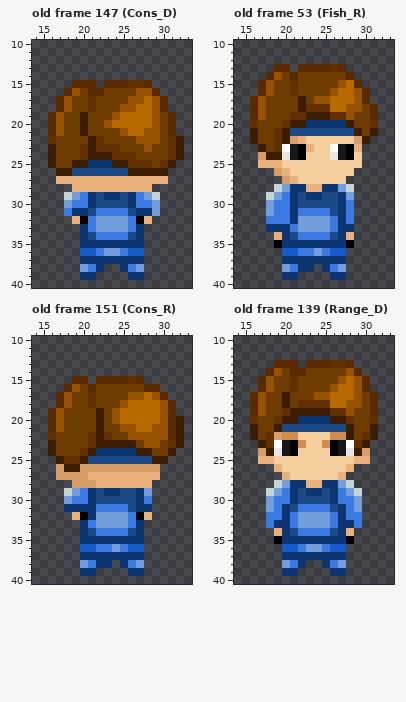
Two states of a pixel-art file, Skins/Heat Resistance Armor.aseprite. Above is the file before it was changed.
48x48 pixels, 160 frames. Colours within 5 levels of each other are drawn and written as one. Shown: old frame 147 (Cons_D): x 14..33, y 10..40; old frame 53 (Fish_R): x 14..33, y 10..40; old frame 151 (Cons_R): x 14..33, y 10..40; old frame 139 (Range_D): x 14..33, y 10..40. The commit also changed other frames, which this record leaves out.
The result:
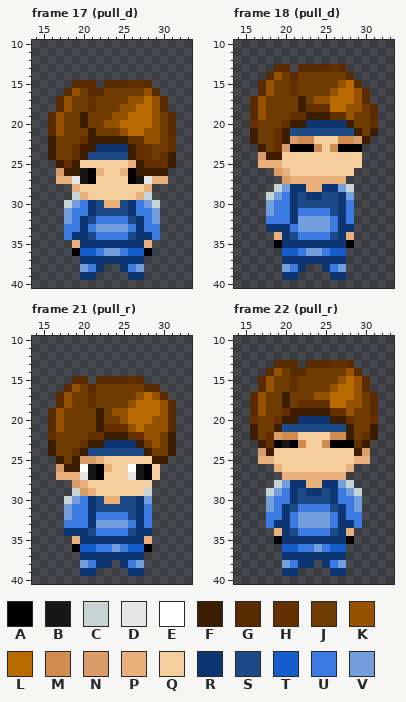
Palette (. is transparent): A #000000  B #171717  C #c6d3d5  D #e6e6e6  E #ffffff  F #3c1d00  G #5a2b00  H #643000  J #6e3c00  K #965200  L #ba6b00  M #d18c4f  N #d89d68  P #e9b07b  Q #f4ce9c  R #0d3571  S #1c4a87  T #165dcb  U #3a7ae2  V #739ddb
A new or re-ordered frame is compared with the old frame closest to it.
The edit:
frames 160 -> 176
--- frame 17 (pull_d) is new; against old frame 147 (Cons_D), layers "Head", "Torso_2"
@@ x 14..33 @@
 15 .....GGG.GGGHHG.....
-16 ....GKJGGJJJJKKG....
+16 ....GKJGGJJJJJKG....
 17 ...GKJJHJJJJKKLKG...
 18 ...GKJJHJJJKKLLKG...
-19 ..GKJJFJJJKLLLLKJG..
-20 ..GKJJFJJKLLLLLKJG..
-21 ..GKJJFJJJJKLLKKJG..
-22 ..HJJJJFHJJJJKKKJHF.
-23 ..FJJJHFHHHJJJKJJHF.
-24 ..FJJJHFFFHHHJJJJHF.
-25 ..FJJFFRRRFFHHHJHF..
-26 ...FFSSSSSSSFFFFF...
-27 ...PPPPPPPPPPPPPP...
-28 .....PPPPPPPPPP.....
-29 ....CVURSRRSRUVC....
-30 ....VUURSSSSRUUV....
-31 ....URRSUUUUSRRV....
-32 .....PAUVVVVUAP.....
-33 ......RUVVVVUR......
-34 ......RSUUUUSR......
-35 ......RRRRRRRR......
-36 ......TTUVVUTT......
+19 ..GKJJFJJJKKLLLKJG..
+20 ..GKJJFJJKKLLLLKJG..
+21 ..GKJJJFJJJKLLKKJG..
+22 ..FJJJHFFFFFHHKKJH..
+23 ..FJJHFFRRRRFHHJJH..
+24 ..FJJHFSSSSSFHHJHF..
+25 ...FHFQQQQQQPFHHHF..
+26 ...NFFBAPQQPAFFFF...
+27 ...PPDBAQQQQABDPP...
+28 .....PQQQQQQQQP.....
+29 .....CPQQQQQQPC.....
+30 ....CVURSPPSRUVC....
+31 ....VUURSSSSRUUV....
+32 ....VURSUUUUSRUV....
+33 ....UURUVVVVURUU....
+34 ....URRSUUUUSRRU....
+35 .....PRRRRRRRRP.....
+36 .....ATTUVVUTTA.....
 37 ......RRRRRRRR......
--- frame 18 (pull_d) is new; against old frame 53 (Fish_R), layers "Head", "Legs_2"
@@ x 18..31 @@
 21 JHFSSSSSSSSFJF
-22 JHFNPQQQQQQNF.
-23 JHEBAPQQEBAP..
-24 FFDBAQQQDBAQ..
+22 JHFNMMQQQMMNF.
+23 JHNAAAMQMAAA..
+24 FFQQQQQQQQQQ..
 25 PPQQQQQQQQQQ..
 26 .NPQQQQQQQQ...
-27 ..NPQQQQQQ....
+27 ..NPPPPPPP....
 28 .CVRRPPRRVC...
@@ x 21..25 @@
 35 RRRRR
-36 TUUVU
+36 TUVVU
 37 RRRRR
-38 URR.R
+38 UR..R
 39 R....
--- frame 21 (pull_r) is new; against old frame 151 (Cons_R), layers "Head", "Torso_2"
@@ x 14..33 @@
 16 ....GKJGJJJJJJGG....
-17 ...GKJJHJJJJKKLKG...
-18 ...GKJJHJJJKLLLLKG..
-19 ..GKJJJJFJKLLLLLKG..
-20 ..GKJJJJFJKLLLLLKGF.
-21 ..GKJJJJFJJKKLLKKGF.
-22 ..HJJJJHFHJJKKKKKGF.
-23 ..FJJJJHFFFFFJKKJHF.
-24 ..FJJJHFRRRRRFFJJF..
-25 ...FHHFSSSSSSSSFF...
-26 ...NFFNNNNNNNNNN....
-27 ...NNNNPPPPPPPPP....
-28 .....NNNPPPPPPP.....
-29 ....CVURSRRSSRV.....
-30 ....VUURSSSSSRU.....
-31 ....RRRRUUUUSRR.....
-32 .....PARVVVVUAP.....
-33 ......RUVVVVUR......
-34 ......RSUUUUSR......
-35 ......RRRRRRRR......
-36 ......TTUUVUTT......
+17 ...GKJJHJJJJJKLKG...
+18 ...GKJJHJJJJKLLLKG..
+19 ..GKJJJJFJKKLLLLKG..
+20 ..GKJJJJFJJKLLLKKG..
+21 ..GKJJJJFHHHKLKKKG..
+22 ..HJJJJHHFFFHHKKJF..
+23 ..FJJJHFFRRRRFJKJF..
+24 ..FJJHFSSSSSSSFJJF..
+25 ...FJFNNPQQQQQQFF...
+26 ...NFFEBAPQQEBAQ....
+27 ...PPPDBAQQQDBAQ....
+28 .....NPQQQQQQQQ.....
+29 .....CNPQQQQQQC.....
+30 ....CVURSPPSSRV.....
+31 ....VUURSSSSSRU.....
+32 ....VUURUUUUSRU.....
+33 ....UUURVVVVURU.....
+34 ....RRRSUUUUSRR.....
+35 .....PRRRRRRRRP.....
+36 .....ATTUUVUTTA.....
 37 ......RRRRRRRR......
--- frame 22 (pull_r) is new; against old frame 139 (Range_D), layers "Head", "Legs_2"
@@ x 17..30 @@
 22 JHNMMQQQQMMFJH
-23 FHEBAMQQMABEHF
-24 NFDBAQQQQABDFN
+23 FHABAMQQMAAAHF
+24 NFQQQQQQQQQQFN
 25 PPQQQQQQQQQQPP
 26 ..PQQQQQQQQP..
-27 ...PQQQQQQP...
+27 ...PPPPPPPP...
 28 ..CVRRPPRRVC..
@@ x 21..25 @@
 35 RRRRR
-36 TUVVU
+36 TUUVU
 37 RRRRR
-38 UR..R
+38 URR.R
 39 R....
Where, in picture pixels (left, top, right, bottom), the same in both pictures:
changed: (48, 88, 184, 256)
changed: (282, 136, 362, 184)
changed: (306, 248, 314, 272)
changed: (56, 392, 184, 552)
changed: (274, 440, 354, 480)
changed: (306, 544, 314, 568)
